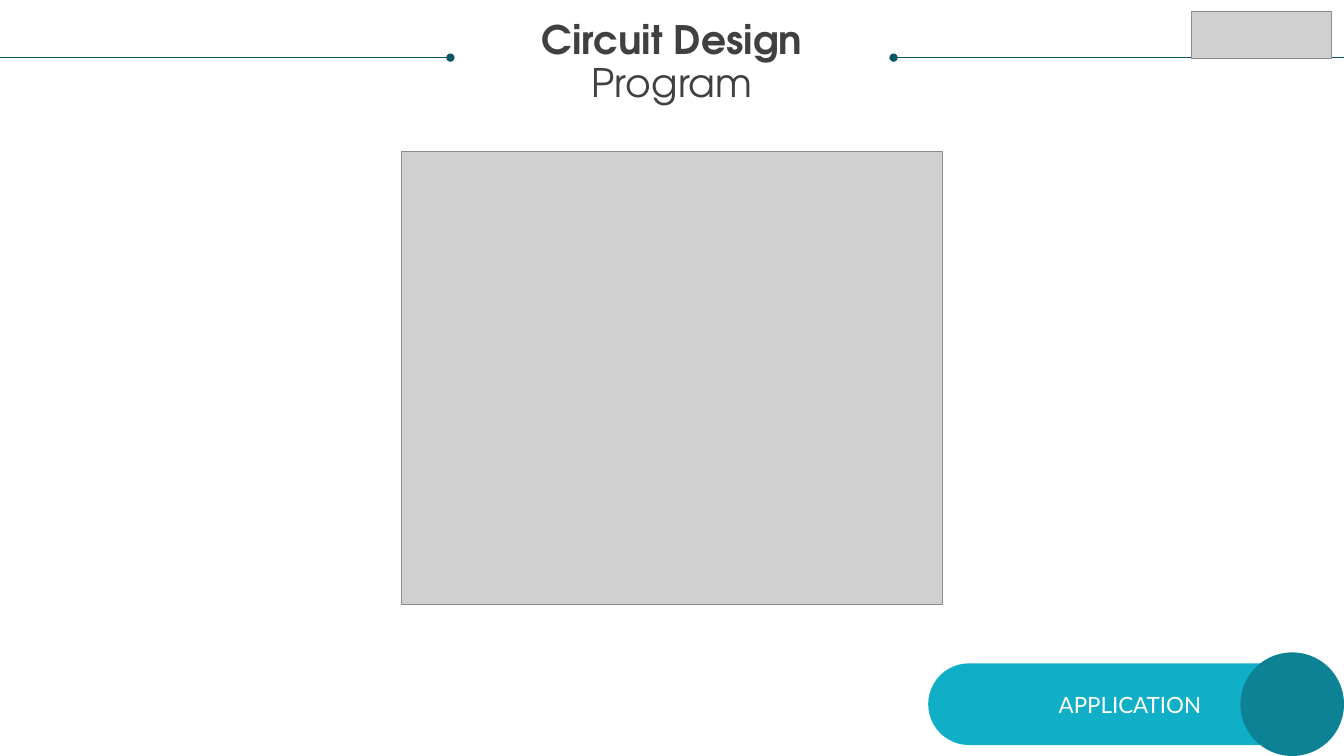
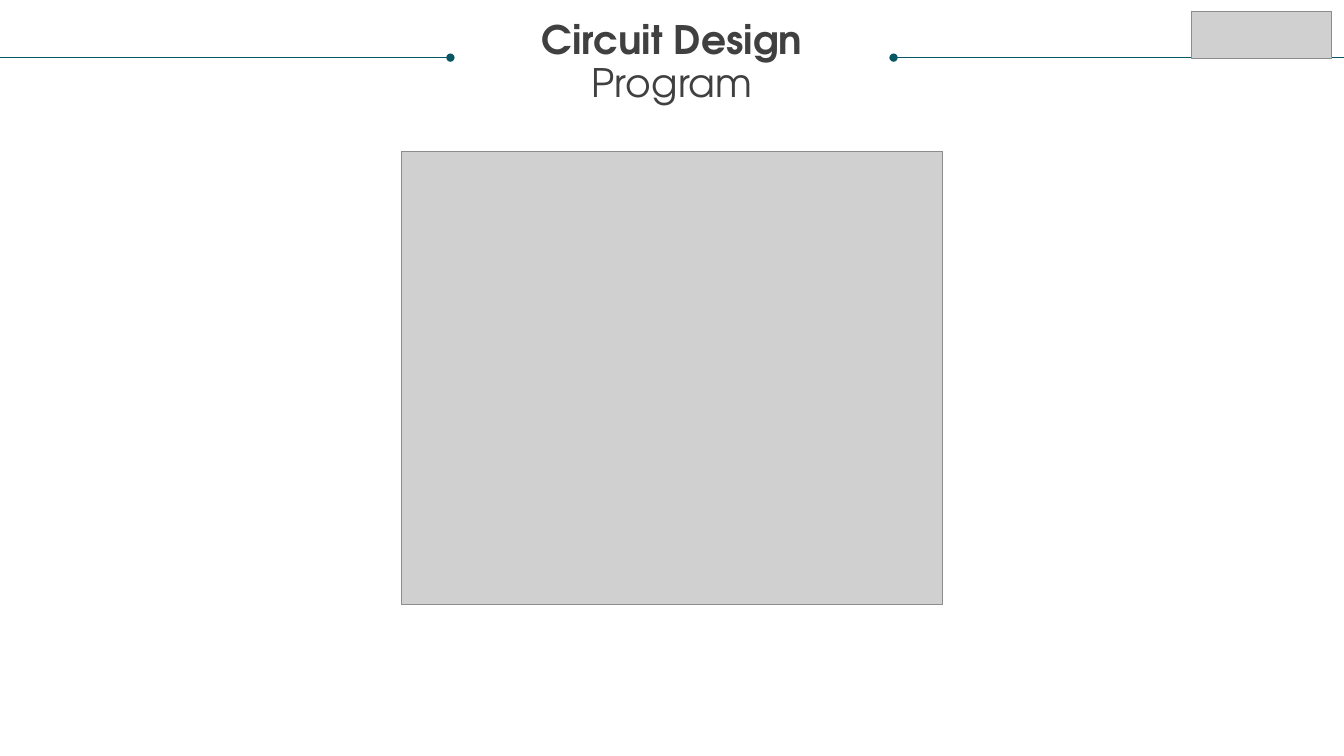
Before and after one commit to nlsy/VHDL, a slide deck: slide 12 of PITCH/VHDLPresentation.pptx (slide 11 before the commit). Drawn at 1344x756 pixels with LibreOffice and Linux fonts; fonts in the diff are those of the drawing; grey boxes stand for pictures. Boxes give left, top, right and bottom in pixels: in the first picture for what was removed or moved away, otherwise in the second. Text is boxed around its words. In the diff, an @@ line names an element or a change of style, - is before the commit and + after.

```diff
--- a/PITCH/VHDLPresentation.pptx
+++ b/PITCH/VHDLPresentation.pptx
@@ ellipse removed at (x1=1241, y1=652, x2=1344, y2=756) @@
@@ rounded rectangle removed at (x1=929, y1=663, x2=1332, y2=745) @@
-APPLICATION
```
Also in this commit, not shown: 11 other slides changed, 1 slide added.
